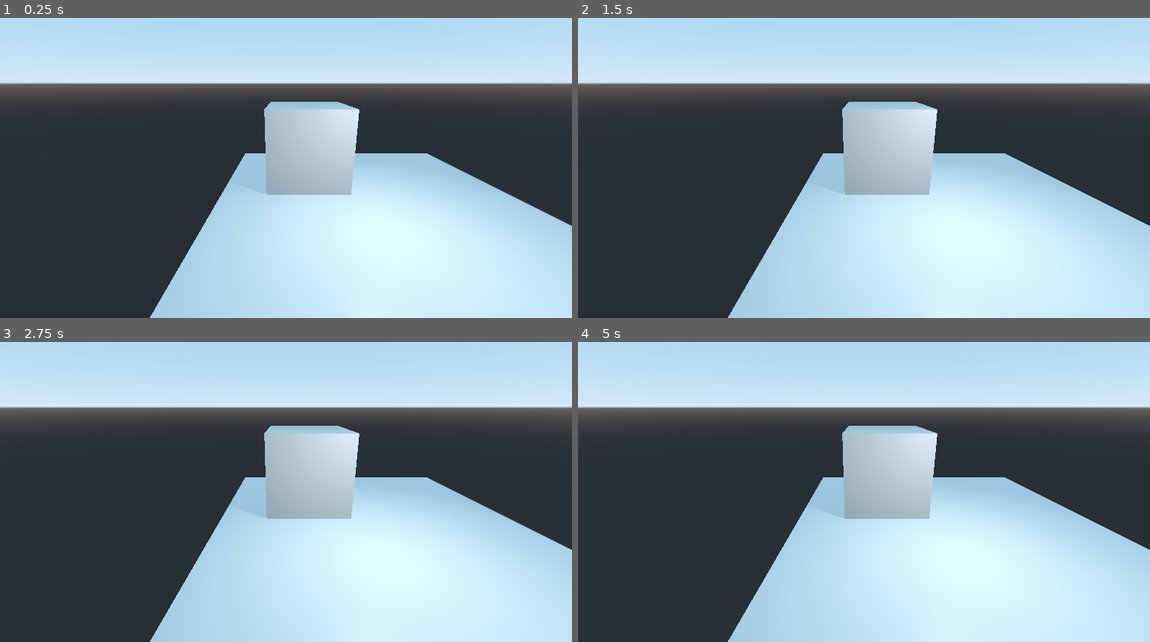
Above: before the commit, frames 1-4 (two rows, left to right).
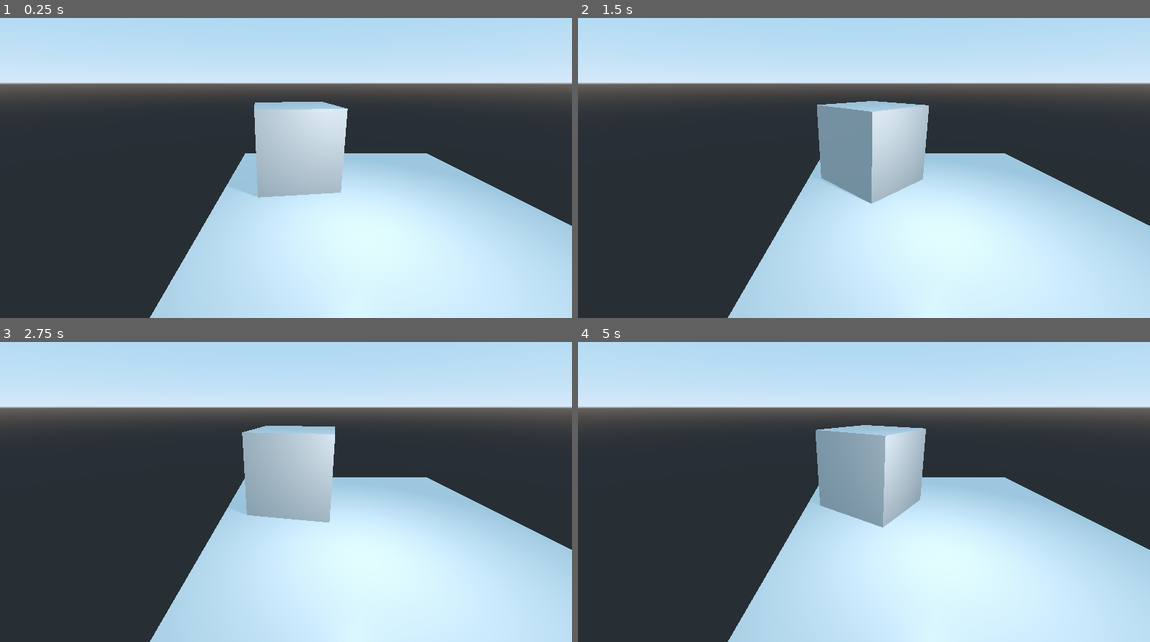
Above: after the commit, the same moments.

Repository: Quadtree/GodotShadowTest1
Game: Godot game, scene res://s3.tscn
The game is run twice, just before and just after one commit, with the same random seed, the same clock (stepped at 60 frames per second) and the same inputs.
Inputs:
- Up to frame 1 (0.25 s): no input
- Up to frame 2 (1.5 s): no input
- Up to frame 3 (2.75 s): no input
- Up to frame 4 (5 s): no input

The runs differ from the first frame. In frame 1, 1.1% of the frame differs, in the area x 44-63%, y 27-60%; in frame 2, 3.7%; in frame 3, 2.2%; in frame 4, 4.5%, in the area x 41-63%, y 27-62%.

Commit message:
Animation added, seems to be a workaround

Diff:
--- /dev/null
+++ b/Meshes/spinner.gd
@@ -0,0 +1,16 @@
+extends Spatial
+
+
+# Declare member variables here. Examples:
+# var a = 2
+# var b = "text"
+
+
+# Called when the node enters the scene tree for the first time.
+func _ready():
+	pass # Replace with function body.
+
+
+# Called every frame. 'delta' is the elapsed time since the previous frame.
+func _process(delta):
+	rotate(Vector3(0, 1, 0), 0.5 * delta)
--- a/s3.tscn
+++ b/s3.tscn
@@ -1,6 +1,7 @@
-[gd_scene load_steps=2 format=2]
+[gd_scene load_steps=3 format=2]
 
 [ext_resource path="res://Meshes/box.glb" type="PackedScene" id=1]
+[ext_resource path="res://Meshes/spinner.gd" type="Script" id=2]
 
 [node name="Spatial" type="Spatial"]
 
@@ -8,12 +9,13 @@
 transform = Transform( 3.42832, 0, 0, 0, 0.0824504, 0, 0, 0, 3.42832, 0, 0, 0 )
 
 [node name="box2" parent="." instance=ExtResource( 1 )]
-transform = Transform( 1, 0, 0, 0, 1, 0, 0, 0, 1, -1.34304, 1.08245, -0.988259 )
-
-[node name="OmniLight" type="OmniLight" parent="box2"]
-transform = Transform( 1, 0, 0, 0, 1, 0, 0, 0, 1, 1.16786, 1.24029, 2.58399 )
-shadow_enabled = true
-shadow_reverse_cull_face = true
+transform = Transform( 1, 0, 0, 0, 1, 0, 0, 0, 1, -1.67282, 1.08245, -0.988259 )
+script = ExtResource( 2 )
 
 [node name="Camera" type="Camera" parent="."]
 transform = Transform( 1, 0, 0, 0, 0.951739, 0.306908, 0, -0.306908, 0.951739, -1.88693, 2.60724, 4.91435 )
+
+[node name="OmniLight" type="OmniLight" parent="."]
+transform = Transform( 1, 0, 0, 0, 1, 0, 0, 0, 1, -0.50496, 2.32274, 1.59573 )
+shadow_enabled = true
+shadow_reverse_cull_face = true
